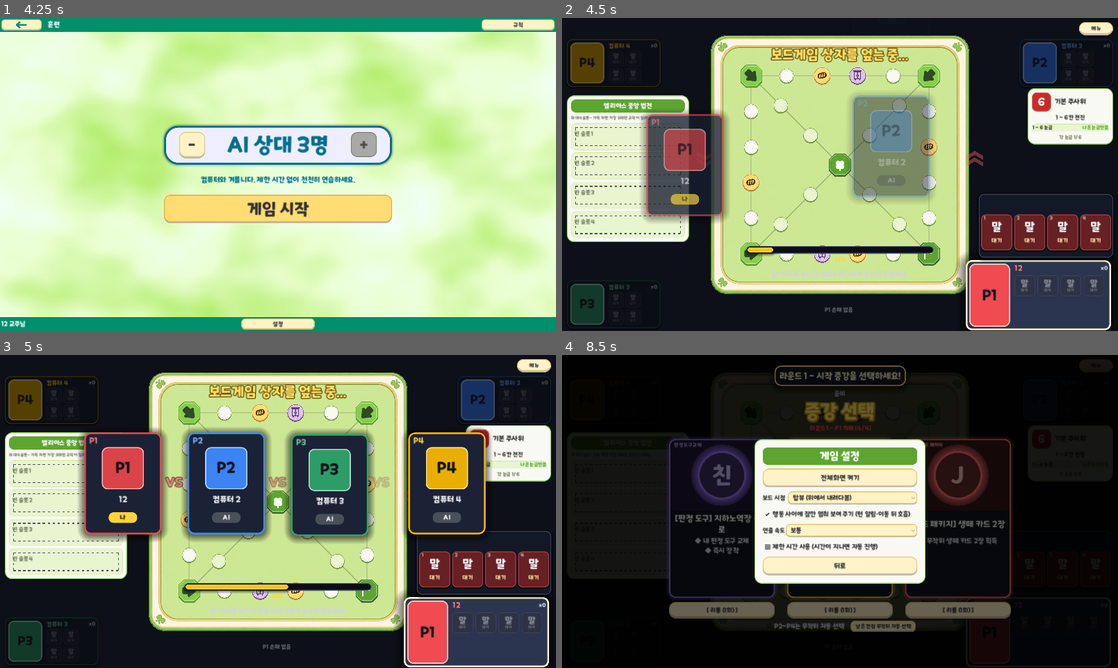
Above: before the commit, frames 1-4 (two rows, left to right).
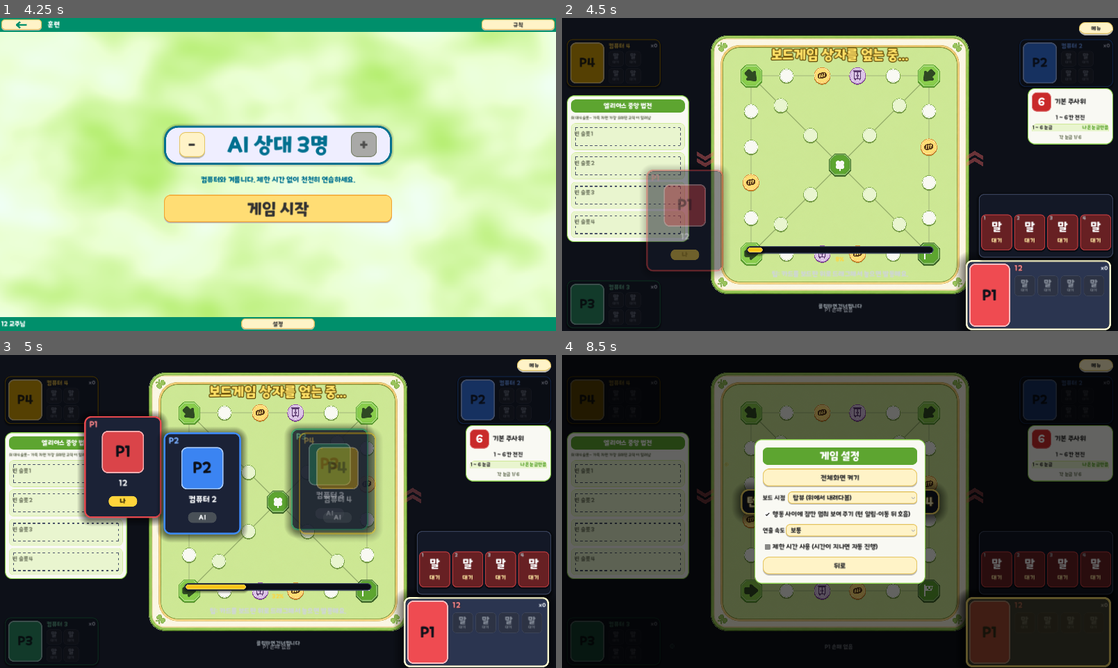
Above: after the commit, the same moments.

Repository: mayjohn66-cmd/TRG
Game: Godot game, scene res://scenes/start_menu.tscn
The game is run twice, just before and just after one commit, with the same random seed, the same clock (stepped at 60 frames per second) and the same inputs.
Inputs (mouse positions are in pixels of both pictures, inside the frame that each line leads up to):
- Up to frame 1 (4.25 s): click (278, 202) at 0.52 s; type "12" at 0.6 s; click "규칙" at 1.25 s; click "설정" at 2 s; click "입장하기" at 2.75 s; click (278, 80) at 3.5 s
- Up to frame 2 (4.5 s): click "게임 시작" at 4.25 s
- Up to frame 3 (5 s): no input
- Up to frame 4 (8.5 s): click "메뉴" at 5 s; click "게임 설정" at 5.75 s; click "말" at 6.5 s; click "말" at 7.25 s; click "말" at 8 s

Frame 1 is identical in both runs. In frame 2, 11% of the frame differs, in the area x 14-67%, y 24-93%; in frame 3, 17%; in frame 4, 43%, in the area x 0-100%, y 1-100%.

Commit message:
오프닝 인트로를 느리게: 연출 속도 배율 적용과 단계 시간 확대, 건너뛰기 안내
Co-Authored-By: Claude Sonnet 5.5 <noreply@anthropic.com>
Claude-Session: https://claude.ai/code/session_01HvvTBBGdmqrXHkL2GAw3GJ

Diff:
--- a/scenes/opening_sequence.gd
+++ b/scenes/opening_sequence.gd
@@ -7,9 +7,9 @@
 signal finished
 
 const STEP_VS: float = 1.2
-const STEP_BOARD: float = 1.0
-const STEP_ORDER: float = 0.8
-const STEP_START: float = 0.7
+const STEP_BOARD: float = 1.1
+const STEP_ORDER: float = 0.9
+const STEP_START: float = 0.8
 const CARD_SIZE: Vector2 = Vector2(190, 250)
 
 var _board: MainBoard = null
@@ -19,6 +19,8 @@
 var _vs_root: Control = null
 var _layer: Node2D = null
 var _extras: Array[Node] = []
+## 연출 속도 배율(설정의 연출 속도): 모든 시간이 이 배수로 늘어난다 (기본 보통 = 1.7배, 약 6.8초).
+var _k: float = 1.0
 
 
 func setup(board: MainBoard) -> void:
@@ -29,8 +31,9 @@
 	gui_input.connect(_on_gui_input)
 
 
-## 총 약 3.7초: 클릭하면 즉시 건너뛴다.
+## 기본 4.0초(x 연출 속도 배율, 보통 1.7배 = 약 6.8초): 클릭하면 즉시 건너뛴다.
 func start() -> void:
+	_k = maxf(_board._pace(), 1.0)
 	_dim = ColorRect.new()
 	_dim.color = Color(0.078, 0.094, 0.141, 0.95)
 	_dim.set_anchors_preset(Control.PRESET_FULL_RECT)
@@ -40,13 +43,13 @@
 	add_child(_layer)
 	_build_vs()
 	_tween = create_tween()
-	_tween.tween_interval(STEP_VS)
+	_tween.tween_interval(STEP_VS * _k)
 	_tween.tween_callback(_step_board)
-	_tween.tween_interval(STEP_BOARD)
+	_tween.tween_interval(STEP_BOARD * _k)
 	_tween.tween_callback(_step_order)
-	_tween.tween_interval(STEP_ORDER)
+	_tween.tween_interval(STEP_ORDER * _k)
 	_tween.tween_callback(_step_start)
-	_tween.tween_interval(STEP_START)
+	_tween.tween_interval(STEP_START * _k)
 	_tween.tween_callback(_finish)
 
 
@@ -93,8 +96,8 @@
 		card.modulate.a = 0.0
 		_vs_root.add_child(card)
 		var slide: Tween = card.create_tween().set_parallel(true)
-		slide.tween_property(card, "position", home, 0.55).set_delay(0.08 * index).set_trans(Tween.TRANS_BACK).set_ease(Tween.EASE_OUT)
-		slide.tween_property(card, "modulate:a", 1.0, 0.25).set_delay(0.08 * index)
+		slide.tween_property(card, "position", home, 0.55 * _k).set_delay(0.1 * index * _k).set_trans(Tween.TRANS_BACK).set_ease(Tween.EASE_OUT)
+		slide.tween_property(card, "modulate:a", 1.0, 0.25 * _k).set_delay(0.1 * index * _k)
 		if index < count - 1:
 			var versus: Label = _board._make_label("VS", 30, Color("ff8787"))
 			versus.add_theme_constant_override("outline_size", 7)
@@ -102,7 +105,7 @@
 			versus.position = home + Vector2(CARD_SIZE.x + gap / 2.0 - 22.0, CARD_SIZE.y / 2.0 - 20.0)
 			versus.modulate.a = 0.0
 			_vs_root.add_child(versus)
-			versus.create_tween().tween_property(versus, "modulate:a", 1.0, 0.3).set_delay(0.45 + 0.08 * index)
+			versus.create_tween().tween_property(versus, "modulate:a", 1.0, 0.3 * _k).set_delay((0.45 + 0.1 * index) * _k)
 	# 하단: 준비 게이지(0% -> 100%) + 랜덤 팁 한 줄
 	var bar_back := Panel.new()
 	bar_back.position = Vector2((screen.x - 460.0) / 2.0, 560)
@@ -126,10 +129,15 @@
 	tip.position = Vector2(0, 618)
 	tip.size = Vector2(screen.x, 26)
 	_vs_root.add_child(tip)
+	var skip: Label = _board._make_label("클릭하면 건너뜁니다", 13, Color("868e96"))
+	skip.horizontal_alignment = HORIZONTAL_ALIGNMENT_CENTER
+	skip.position = Vector2(0, 700)
+	skip.size = Vector2(screen.x, 20)
+	_vs_root.add_child(skip)
 	var load_tween: Tween = fill.create_tween()
 	load_tween.tween_method(func(value: float) -> void:
 		fill.size.x = 454.0 * value
-		percent.text = "%d%%" % int(value * 100.0), 0.0, 1.0, STEP_VS)
+		percent.text = "%d%%" % int(value * 100.0), 0.0, 1.0, STEP_VS * _k)
 
 
 func _make_vs_card(player_id: int) -> Control:
@@ -169,13 +177,13 @@
 	if _done:
 		return
 	var fade: Tween = create_tween().set_parallel(true)
-	fade.tween_property(_vs_root, "modulate:a", 0.0, 0.3)
-	fade.tween_property(_dim, "color:a", 0.0, 0.35)
+	fade.tween_property(_vs_root, "modulate:a", 0.0, 0.3 * _k)
+	fade.tween_property(_dim, "color:a", 0.0, 0.35 * _k)
 	# 말들이 위에서 0번 출발선으로 통, 통 떨어져 착지한 뒤 각자의 대기석(프로필 칸)으로 들어간다
 	var order: int = 0
 	for player_id: int in _board._player_ids:
 		for slot: int in range(1, GameEnums.PAWNS_PER_PLAYER + 1):
-			_drop_pawn(player_id, slot, 0.05 + order * 0.025)
+			_drop_pawn(player_id, slot, (0.05 + order * 0.035) * _k)
 			order += 1
 
 
@@ -208,20 +216,20 @@
 	var tween: Tween = ghost.create_tween()
 	tween.tween_interval(delay)
 	tween.tween_property(ghost, "modulate:a", 1.0, 0.05)
-	tween.tween_property(ghost, "position", target, 0.4).set_trans(Tween.TRANS_BOUNCE).set_ease(Tween.EASE_OUT)
+	tween.tween_property(ghost, "position", target, 0.4 * _k).set_trans(Tween.TRANS_BOUNCE).set_ease(Tween.EASE_OUT)
 	tween.parallel().tween_callback(func() -> void:
 		var squash: Tween = ghost.create_tween()
-		squash.tween_interval(0.27)
-		squash.tween_property(ghost, "scale", Vector2(1.3, 0.75) * depth, 0.05)
-		squash.tween_property(ghost, "scale", Vector2.ONE * depth, 0.16).set_trans(Tween.TRANS_BACK).set_ease(Tween.EASE_OUT))
+		squash.tween_interval(0.27 * _k)
+		squash.tween_property(ghost, "scale", Vector2(1.3, 0.75) * depth, 0.05 * _k)
+		squash.tween_property(ghost, "scale", Vector2.ONE * depth, 0.16 * _k).set_trans(Tween.TRANS_BACK).set_ease(Tween.EASE_OUT))
 	tween.tween_callback(func() -> void: _board._tile_glow(GameEnums.GOAL_TILE))
-	tween.tween_interval(0.12)
+	tween.tween_interval(0.12 * _k)
 	# 대기석(프로필의 기물 칸)으로 쏙 들어간다
 	var slot_panel: Control = (_board._profiles[player_id]["slots"][slot - 1] as Dictionary)["panel"]
 	var slot_center: Vector2 = slot_panel.global_position + slot_panel.size / 2.0
-	tween.tween_property(ghost, "position", slot_center, 0.28).set_trans(Tween.TRANS_QUAD).set_ease(Tween.EASE_IN)
-	tween.parallel().tween_property(ghost, "scale", Vector2.ONE * 0.5, 0.28)
-	tween.parallel().tween_property(ghost, "modulate:a", 0.0, 0.28)
+	tween.tween_property(ghost, "position", slot_center, 0.28 * _k).set_trans(Tween.TRANS_QUAD).set_ease(Tween.EASE_IN)
+	tween.parallel().tween_property(ghost, "scale", Vector2.ONE * 0.5, 0.28 * _k)
+	tween.parallel().tween_property(ghost, "modulate:a", 0.0, 0.28 * _k)
 	tween.tween_callback(ghost.queue_free)
 
 
@@ -248,15 +256,15 @@
 	banner.scale = Vector2(0.6, 0.6)
 	banner.modulate.a = 0.0
 	var pop: Tween = banner.create_tween().set_parallel(true)
-	pop.tween_property(banner, "scale", Vector2.ONE, 0.25).set_trans(Tween.TRANS_BACK).set_ease(Tween.EASE_OUT)
-	pop.tween_property(banner, "modulate:a", 1.0, 0.15)
-	pop.chain().tween_interval(STEP_ORDER - 0.55)
-	pop.tween_property(banner, "modulate:a", 0.0, 0.2)
+	pop.tween_property(banner, "scale", Vector2.ONE, 0.25 * _k).set_trans(Tween.TRANS_BACK).set_ease(Tween.EASE_OUT)
+	pop.tween_property(banner, "modulate:a", 1.0, 0.15 * _k)
+	pop.chain().tween_interval((STEP_ORDER - 0.55) * _k)
+	pop.tween_property(banner, "modulate:a", 0.0, 0.2 * _k)
 	pop.tween_callback(banner.queue_free)
 	_extras.append(banner)
 	# 모서리 프로필이 순서대로 한 번씩 반짝인다 (진행 방향 각인)
 	for index: int in order.size():
-		_halo(order[index], 0.14 * index)
+		_halo(order[index], 0.2 * index * _k)
 
 
 func _turn_order() -> Array[int]:
@@ -280,8 +288,8 @@
 	add_child(halo)
 	var tween: Tween = halo.create_tween()
 	tween.tween_interval(delay)
-	tween.tween_property(halo, "modulate:a", 1.0, 0.1)
-	tween.tween_property(halo, "modulate:a", 0.0, 0.3)
+	tween.tween_property(halo, "modulate:a", 1.0, 0.1 * _k)
+	tween.tween_property(halo, "modulate:a", 0.0, 0.3 * _k)
 	tween.tween_callback(halo.queue_free)
 	_extras.append(halo)
 
@@ -314,14 +322,14 @@
 	add_child(ribbon)
 	_extras.append(ribbon)
 	var slam: Tween = ribbon.create_tween().set_parallel(true)
-	slam.tween_property(ribbon, "scale", Vector2.ONE, 0.18).set_trans(Tween.TRANS_BACK).set_ease(Tween.EASE_OUT)
-	slam.tween_property(ribbon, "modulate:a", 1.0, 0.1)
+	slam.tween_property(ribbon, "scale", Vector2.ONE, 0.18 * _k).set_trans(Tween.TRANS_BACK).set_ease(Tween.EASE_OUT)
+	slam.tween_property(ribbon, "modulate:a", 1.0, 0.1 * _k)
 	slam.chain().tween_callback(func() -> void:
 		_board.screen_shake(10.0, 0.3)
 		_board._impact_ring(Vector2(683, 360), Color("ffe066"), 90.0)
 		_board._burst_shards(Vector2(683, 360), Color("ffd43b"), 20))
-	slam.chain().tween_interval(STEP_START - 0.55)
-	slam.tween_property(ribbon, "modulate:a", 0.0, 0.25)
+	slam.chain().tween_interval((STEP_START - 0.55) * _k + 0.15)
+	slam.tween_property(ribbon, "modulate:a", 0.0, 0.25 * _k)
 	slam.tween_callback(ribbon.queue_free)
 
 
Not shown, changed: docs/EDGE_CASE_SPEC.md
Not shown, changed: docs/GDD_TDD_Master.md
